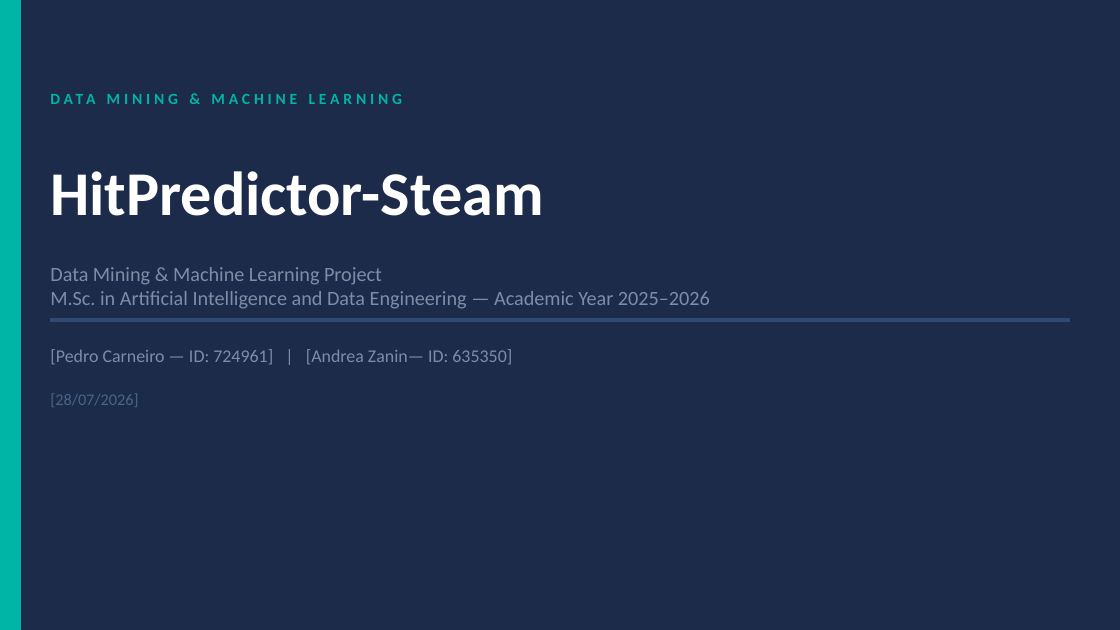
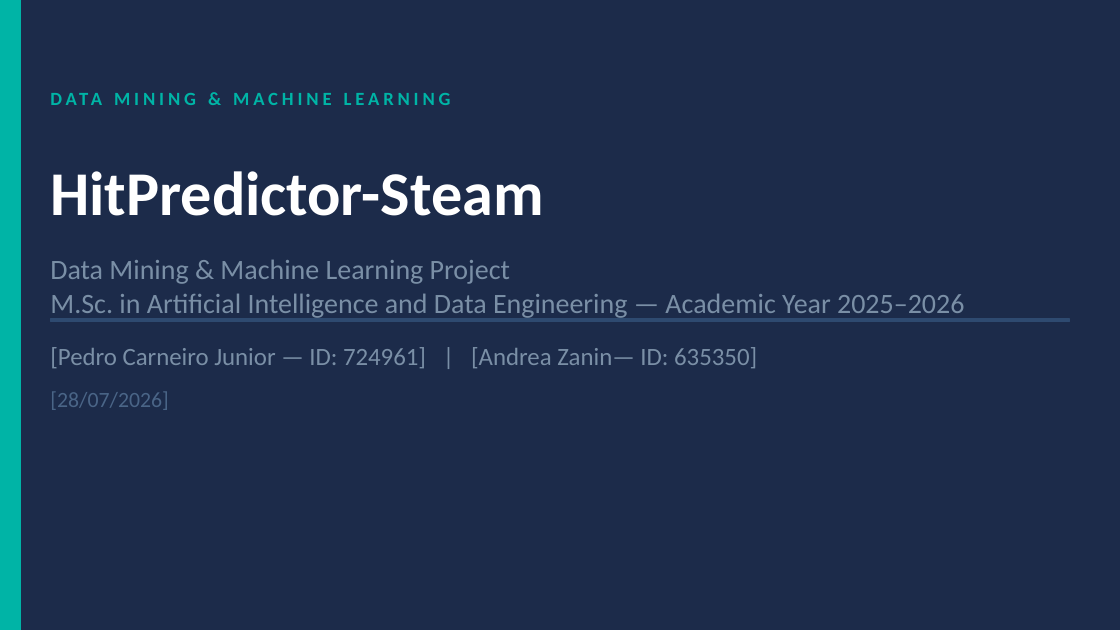
Before and after one commit to AndreaZanin02/HitPredictor-Steam, a slide deck: slide 1 of documentation/Presentation.pptx. Drawn at 1120x630 pixels with LibreOffice and Linux fonts; fonts in the diff are those of the drawing. Boxes give left, top, right and bottom in pixels: in the first picture for what was removed or moved away, otherwise in the second. Text is boxed around its words. In the diff, an @@ line names an element or a change of style, - is before the commit and + after.

```diff
--- a/documentation/Presentation.pptx
+++ b/documentation/Presentation.pptx
@@ text "DATA MINING & MACHINE LEARNING" at box(50, 259, 424, 284): size 10 to 12 pt @@
@@ text "Data Mining & Machine Learning ..." at box(50, 260, 964, 318): size 13 to 18 pt @@
@@ text at box(50, 347, 757, 368): text changed; size 11.5 to 16 pt @@
-[Pedro Carneiro — ID: 724961] | [Andrea Zanin— ID: 635350]
+[Pedro Carneiro Junior — ID: 724961] | [Andrea Zanin— ID: 635350]
@@ text "[28/07/2026]" at box(50, 391, 169, 410): size 10.5 to 14 pt @@
```
Also in this commit, not shown: 11 other slides changed, 1 other file.
